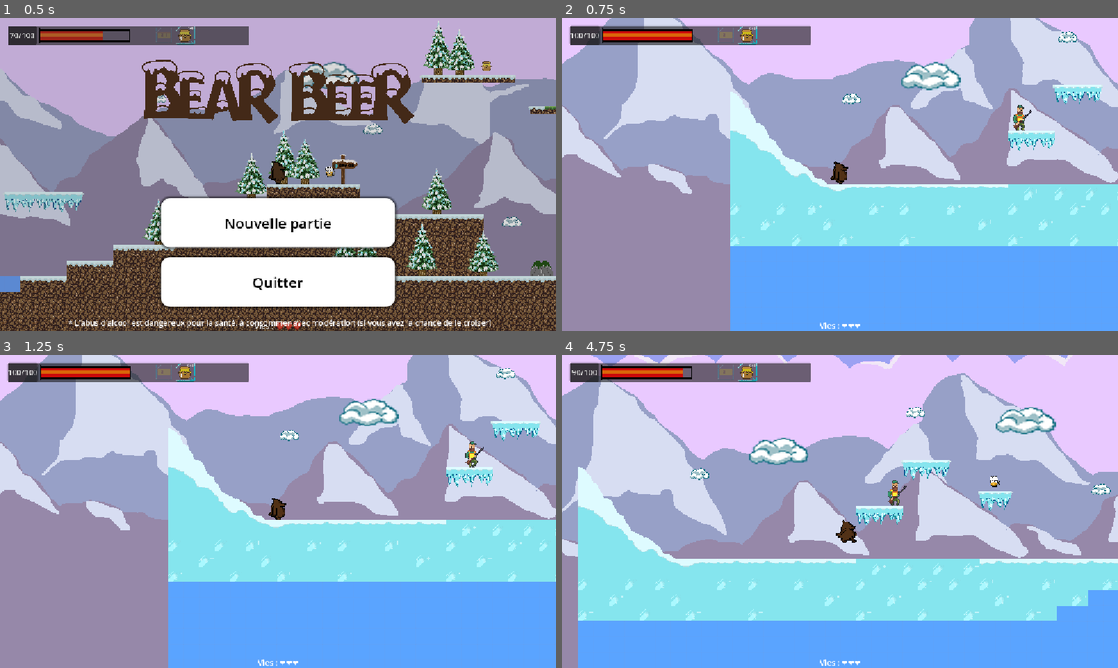
Above: before the commit, frames 1-4 (two rows, left to right).
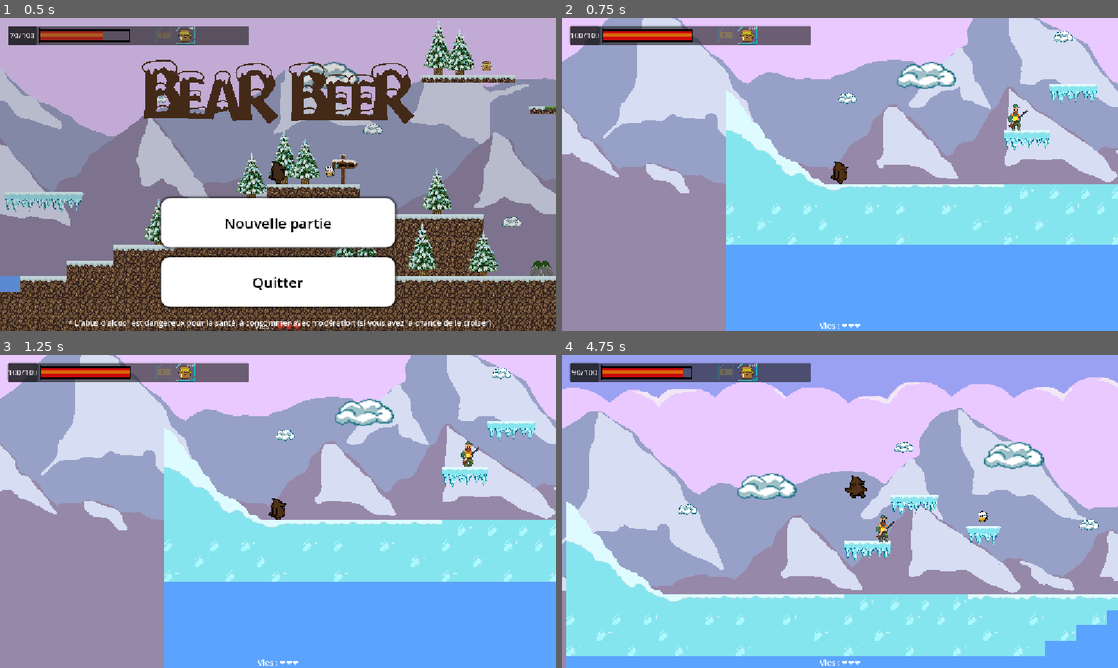
Above: after the commit, the same moments.

Repository: Oozudex/GameJam-BearBeer
Game: Godot game, scene res://Scene/main_menu.tscn
Two runs of this game, one before a commit and one after it. Both use one fixed random seed, a clock stepped at 60 frames per second and the inputs below.
Inputs:
- Up to frame 1 (0.5 s): no input
- Up to frame 2 (0.75 s): click "Nouvelle partie" at 0.5 s
- Up to frame 3 (1.25 s): no input
- Up to frame 4 (4.75 s): hold Right (ui_right) 1.28-2.78 s; tap Space (jump) at 1.52, 2.27, 3.77, 4.52 s; hold Left (ui_left) 2.78-3.53 s; hold Right (ui_right) from 3.53 s (still down)

Frame 1 is identical in both runs. In frame 2, 5.5% of the frame differs, in the area x 0-100%, y 0-100%; in frame 3, 5.2%; in frame 4, 59%.

Commit message:
Ajout des son de victoire

Diff:
--- a/Scene/game_dev.tscn
+++ b/Scene/game_dev.tscn
@@ -572,7 +572,7 @@
 
 [node name="Player" parent="." node_paths=PackedStringArray("temperature_ui") instance=ExtResource("5_crvqk")]
 light_mask = 2
-position = Vector2(5.000002, -2)
+position = Vector2(14.000002, -1.9073486e-06)
 scale = Vector2(1.5199995, 1.5199995)
 temperature_ui = NodePath("../HUD/Root/Panel/HBoxContainer/TemperatureUI")
 
@@ -666,7 +666,8 @@
 scale = Vector2(173.44614, 46.226166)
 
 [node name="EndZone" parent="." instance=ExtResource("49_ky34d")]
-position = Vector2(9117, 108)
+position = Vector2(9117, 72.00001)
+scale = Vector2(5.154898, 5.720002)
 
 [node name="Beer" parent="." instance=ExtResource("50_6qed2")]
 position = Vector2(640, -161)
--- a/Scene/win_normal.tscn
+++ b/Scene/win_normal.tscn
@@ -1,7 +1,8 @@
-[gd_scene load_steps=7 format=3 uid="uid://duyymudnfc2yg"]
+[gd_scene load_steps=8 format=3 uid="uid://duyymudnfc2yg"]
 
 [ext_resource type="Script" uid="uid://cebyfe80btm88" path="res://scripts/win_normal.gd" id="1_2vu1j"]
 [ext_resource type="Texture2D" uid="uid://dasr3al6qaq00" path="res://assets/victoire_normal_bg.jpg" id="2_65fjl"]
+[ext_resource type="AudioStream" uid="uid://dxdddrar1y8fu" path="res://audio/u_ss015dykrt-brass-fanfare-with-timpani-and-winchimes-reverberated-146260.mp3" id="3_s71t5"]
 
 [sub_resource type="StyleBoxFlat" id="StyleBoxFlat_r1rbv"]
 bg_color = Color(11.708403, 11.708403, 11.708403, 1)
@@ -107,5 +108,8 @@
 theme_override_styles/focus = SubResource("StyleBoxEmpty_s71t5")
 text = "Menu principal"
 
+[node name="WinSFX" type="AudioStreamPlayer" parent="."]
+stream = ExtResource("3_s71t5")
+
 [connection signal="pressed" from="Overlay/Center/VBoxContainer2/RetryButton" to="." method="_on_retry_button_pressed"]
 [connection signal="pressed" from="Overlay/Center/VBoxContainer2/MenuButton" to="." method="_on_menu_button_pressed"]
--- a/Scene/win_ticket.tscn
+++ b/Scene/win_ticket.tscn
@@ -1,7 +1,8 @@
-[gd_scene load_steps=7 format=3 uid="uid://bhov70i5uxr83"]
+[gd_scene load_steps=8 format=3 uid="uid://bhov70i5uxr83"]
 
 [ext_resource type="Script" uid="uid://b0d76qy33pa1x" path="res://scripts/win_ticket.gd" id="1_et5qs"]
 [ext_resource type="Texture2D" uid="uid://dm3od6js12w0e" path="res://assets/victoire_legendaire_bg.jpg" id="2_tcy5x"]
+[ext_resource type="AudioStream" uid="uid://dxdddrar1y8fu" path="res://audio/u_ss015dykrt-brass-fanfare-with-timpani-and-winchimes-reverberated-146260.mp3" id="3_4tosi"]
 
 [sub_resource type="StyleBoxFlat" id="StyleBoxFlat_sp73n"]
 bg_color = Color(11.708403, 11.708403, 11.708403, 1)
@@ -116,5 +117,8 @@
 theme_override_styles/focus = SubResource("StyleBoxEmpty_4tosi")
 text = "Menu principal"
 
+[node name="WinSFX" type="AudioStreamPlayer" parent="."]
+stream = ExtResource("3_4tosi")
+
 [connection signal="pressed" from="Overlay/Center/VBoxContainer2/RetryButton" to="." method="_on_retry_button_pressed"]
 [connection signal="pressed" from="Overlay/Center/VBoxContainer2/MenuButton" to="." method="_on_menu_button_pressed"]
--- a/scripts/chasseur.gd
+++ b/scripts/chasseur.gd
@@ -20,7 +20,7 @@
 	# Réglages audio "safe" (tu peux ajuster après)
 	if step_sfx:
 		step_sfx.autoplay = false
-		step_sfx.volume_db = 0.0
+		step_sfx.volume_db = 10.0
 		step_sfx.max_distance = 2000.0
 		step_sfx.attenuation = 1.0
 
--- a/scripts/win_normal.gd
+++ b/scripts/win_normal.gd
@@ -1,7 +1,15 @@
 extends CanvasLayer
+
+@onready var win_sfx: AudioStreamPlayer = $WinSFX
 
 func _ready() -> void:
 	get_tree().paused = true
+
+	# si ton écran met le jeu en pause, l'audio doit quand même marcher
+	process_mode = Node.PROCESS_MODE_ALWAYS
+
+	if win_sfx:
+		win_sfx.play()
 
 func _on_retry_button_pressed() -> void:
 	get_tree().paused = false
--- a/scripts/win_ticket.gd
+++ b/scripts/win_ticket.gd
@@ -1,10 +1,17 @@
 extends CanvasLayer
 
 @onready var code_label: Label = $Overlay/Center/CodeLabel
+@onready var win_sfx: AudioStreamPlayer = $WinSFX
 
 func _ready() -> void:
 	get_tree().paused = true
 	code_label.text = "Code partenaire : BEAR-BEER-2025" # ton code
+
+	# si ton écran met le jeu en pause, l'audio doit quand même marcher
+	process_mode = Node.PROCESS_MODE_ALWAYS
+
+	if win_sfx:
+		win_sfx.play()
 
 func _on_retry_button_pressed() -> void:
 	get_tree().paused = false
Not shown, added: audio/u_ss015dykrt-brass-fanfare-with-timpani-and-winchimes-reverberated-146260.mp3.import
Not shown, added: audio/u_ss015dykrt-brass-fanfare-with-timpani-and-winchimes-reverberated-146260.mp3
